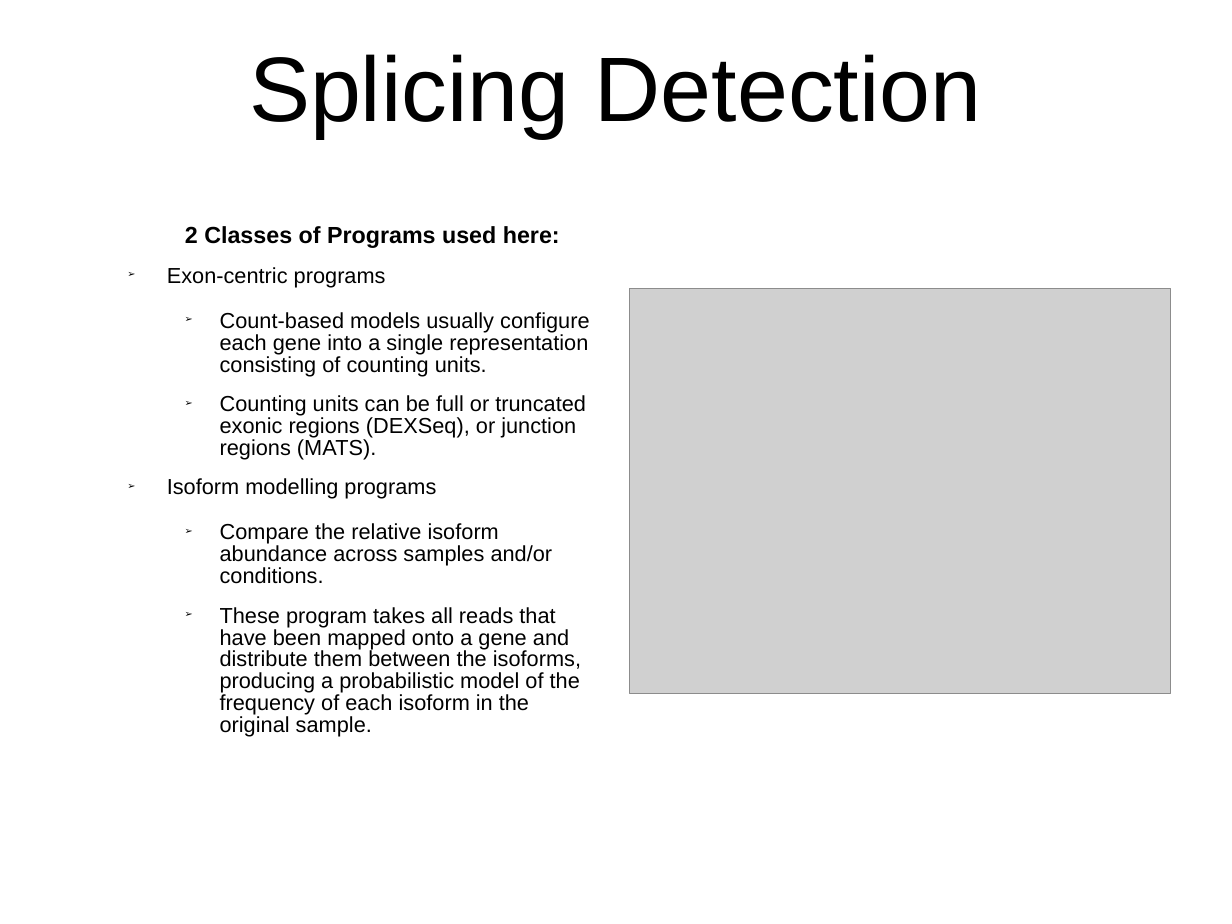
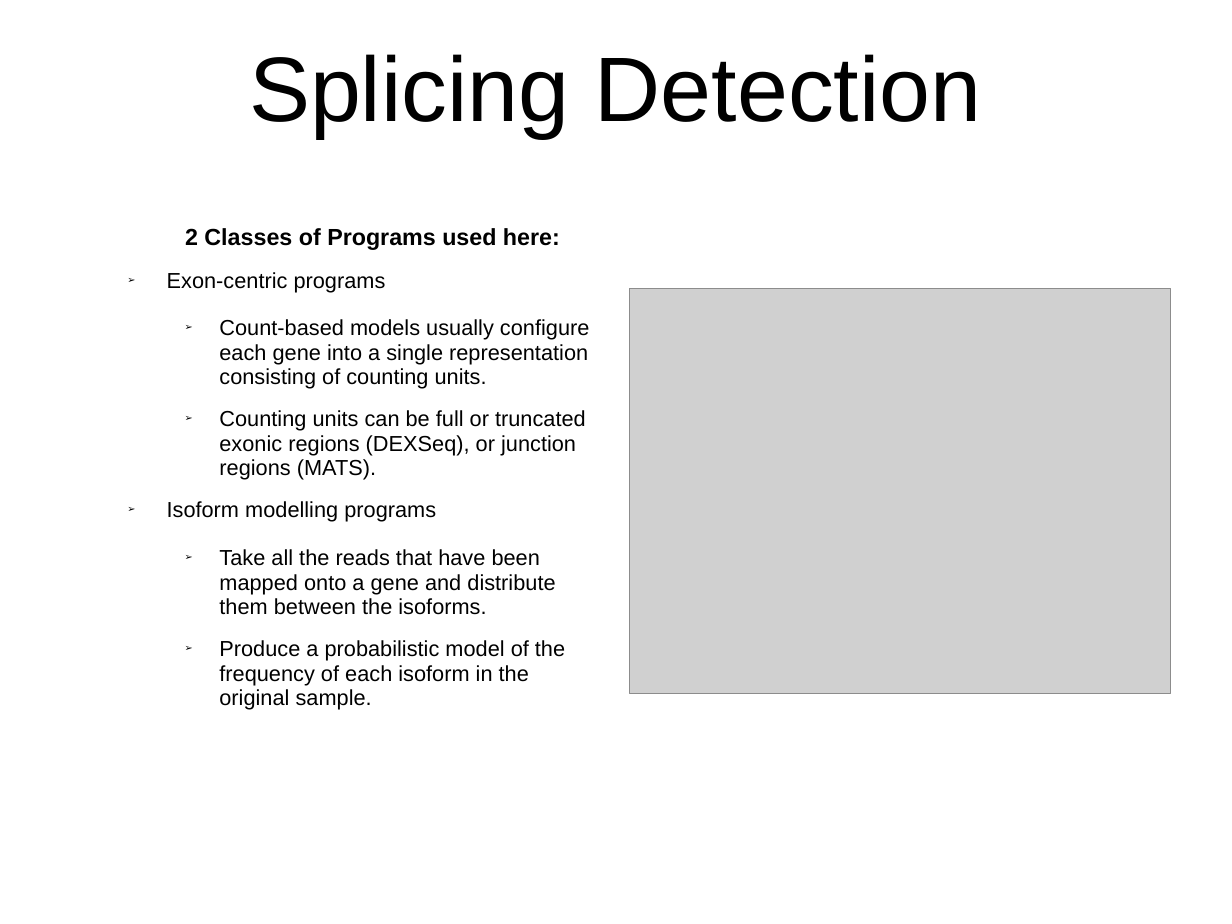
Before and after one commit to pdl30/rnaseq_misc, a slide deck: slide 3 of Alternative_splicing_presentation.ppt. Drawn at 1232x924 pixels with LibreOffice and Linux fonts; fonts in the diff are those of the drawing; grey boxes stand for pictures; background and template pictures are left out. Boxes give left, top, right and bottom in pixels: in the first picture for what was removed or moved away, otherwise in the second. Text is boxed around its words. In the diff, an @@ line names an element or a change of style, - is before the commit and + after.

Commit message:
updates to presentation

```diff
--- a/Alternative_splicing_presentation.ppt
+++ b/Alternative_splicing_presentation.ppt
@@ text at (x1=167, y1=228, x2=589, y2=522): line spacing 0.84 to 0.94 @@
@@ text at (x1=219, y1=549, x2=565, y2=710): text changed @@
-    ➢ Compare the relative isoform abundance across samples and/or conditions.
-    ➢ These program takes all reads that have been mapped onto a gene and distribute them between the isoforms, producing a probabilistic model of the frequency of each isoform in the original sample.
+    ➢ Take all the reads that have been mapped onto a gene and distribute them between the isoforms.
+    ➢ Produce a probabilistic model of the frequency of each isoform in the original sample.
```
Also in this commit, not shown: 4 other slides changed, 1 slide added.
